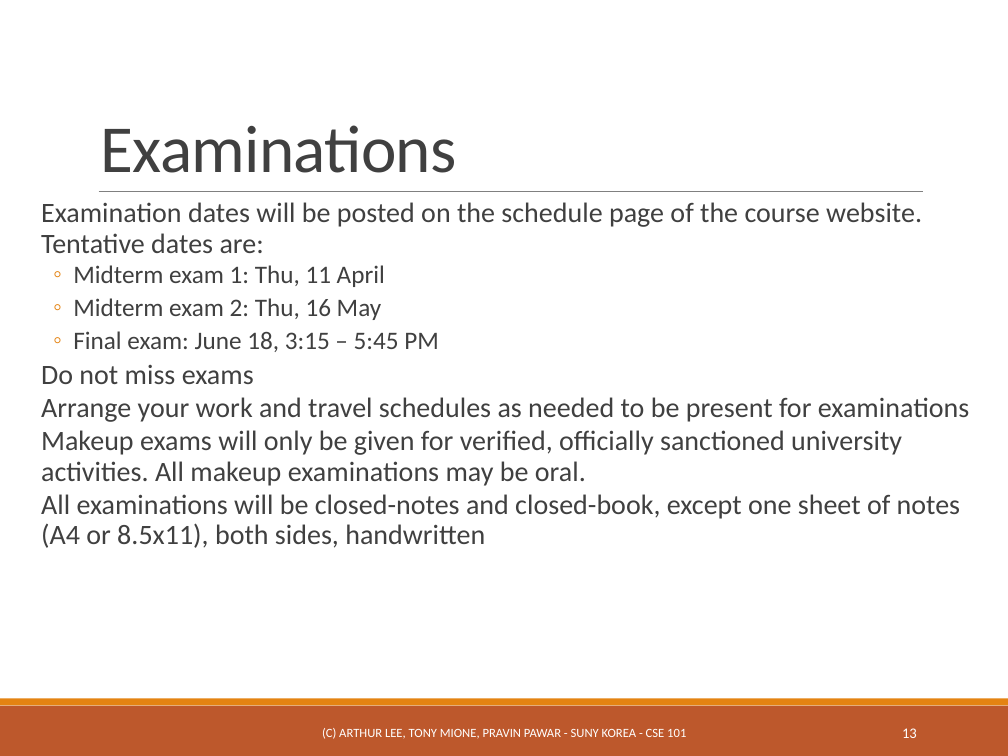
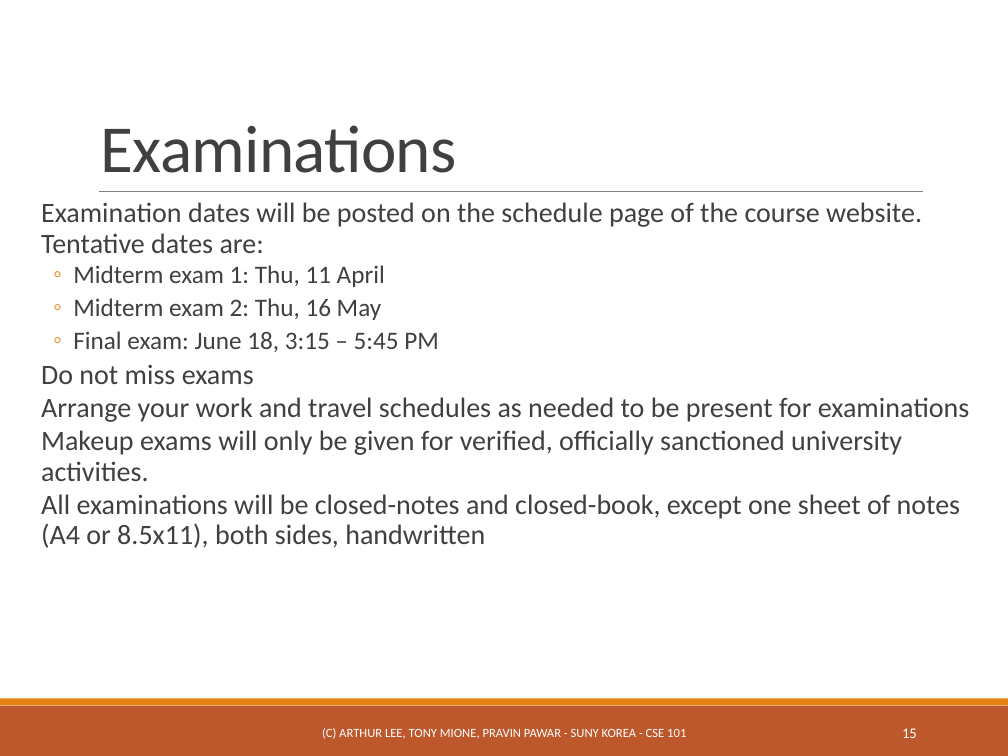
Before and after one commit to ppawar/ppawar.github.io, a slide deck: slide 15 of CSE101-S19/Slides/PPT/CSE101_Lec0.pptx (slide 13 before the commit). Drawn at 1008x756 pixels with LibreOffice and Linux fonts; fonts in the diff are those of the drawing. Boxes give left, top, right and bottom in pixels: in the first picture for what was removed or moved away, otherwise in the second. Text is boxed around its words. In the diff, an @@ line names an element or a change of style, - is before the commit and + after.

```diff
--- a/CSE101-S19/Slides/PPT/CSE101_Lec0.pptx
+++ b/CSE101-S19/Slides/PPT/CSE101_Lec0.pptx
@@ text at (41,430,902,481): text changed @@
-  Makeup exams will only be given for verified, officially sanctioned university activities. All makeup examinations may be oral.
+  Makeup exams will only be given for verified, officially sanctioned university activities.
@@ page number at (902,728,917,738): text changed @@
-13
+15
```
Also in this commit, not shown: 4 other slides changed, 2 slides added, 26 other files.
